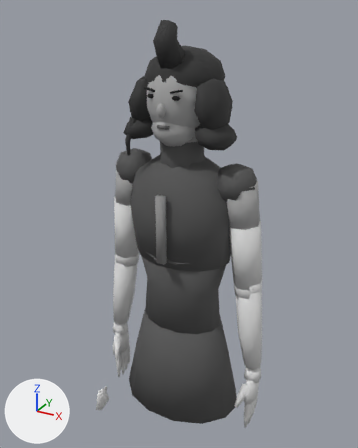
A saved change to the glTF model art/models/characters/bosses/shuffle/shuffle_mobile.glb.
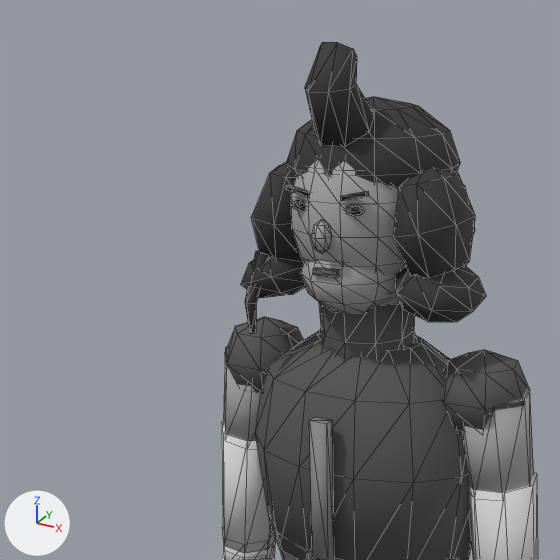
Each version is shown whole from a camera (50 mm lens) standing at (0.514, -0.953, 0.751) and looking at (-0.021, 0.019, 0.265), then close up on the part from 3% to 76% of the width and 0% to 58% of the height. The axes (+X, +Y, +Z) are drawn at lower left. The lights are the same throughout. The first two pictures are the older version. The close-ups show mesh edges as thin lines.

The first close-up shows 'Shuffle_Body', 'Shuffle_Hair', 'Shuffle_Head'.
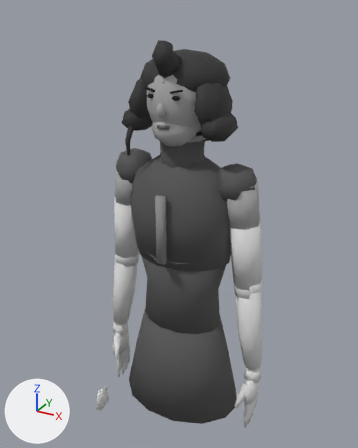
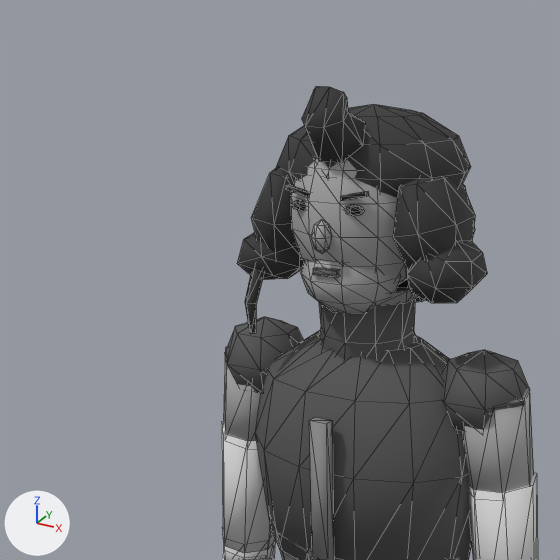
Where the change shows, as pixel boxes (x1, y1, x2, y2) in the close-ups (560 x 560 px; the box of a moved part takes in the faces that stretch with it):
```json
{"object": "Shuffle_Hair", "change": "reshaped", "before": [241, 42, 486, 334], "after": [237, 86, 487, 334], "on screen": "15% shorter"}
{"part": 1, "of": "me_shuffle_hair", "change": "moved or reshaped", "before": [286, 97, 460, 188], "after": [276, 104, 471, 198]}
{"part": 2, "of": "me_shuffle_hair", "change": "moved or reshaped", "before": [241, 250, 306, 298], "after": [237, 232, 304, 280]}
{"part": 3, "of": "me_shuffle_hair", "change": "moved or reshaped", "before": [395, 265, 486, 322], "after": [407, 241, 487, 303]}
{"part": 4, "of": "me_shuffle_hair", "change": "moved or reshaped", "before": [305, 42, 374, 147], "after": [302, 86, 365, 163]}
```

The change, as JSON lines over the scene's bpy script:
```json
{"block": "me_shuffle_hair", "where": "# used by ob_shuffle_hair; location = (0.0, 0.0, 0.0)"}
{"op": "remove", "block": "me_shuffle_hair", "code": "me_shuffle_hair.from_pydata(...)  # 243 vertices, 454 faces; spans x -0.13..0.13, y -0.096..0.1, z 0.449..0.727"}
{"op": "add", "block": "me_shuffle_hair", "code": "me_shuffle_hair.from_pydata(...)  # 243 vertices, 454 faces; spans x -0.128..0.128, y -0.104..0.1, z 0.449..0.691"}
{"block": "me_shuffle_hair", "change": "me_shuffle_hair part 1: the loose piece of 62 vertices spanning x -0.085..0.085, y -0.082..0.098, z 0.553..0.677 is scaled about its middle by (1.15, 1, 0.935), then moved by (0.0, 0.0, -0.003)"}
{"block": "me_shuffle_hair", "change": "me_shuffle_hair part 2: 23 of 243 vertices moved; they spanned x -0.13..-0.046, y -0.076..0.042, z 0.478..0.532 and now span x -0.128..-0.062, y -0.076..0.042, z 0.496..0.554; mean shift (-0.007, 0.0, 0.02); largest move (-0.096, -0.02, 0.53) -> (-0.104, -0.02, 0.554)"}
{"block": "me_shuffle_hair", "change": "me_shuffle_hair part 3: 23 of 243 vertices moved; they spanned x 0.046..0.13, y -0.076..0.042, z 0.478..0.532 and now span x 0.062..0.128, y -0.076..0.042, z 0.496..0.554; mean shift (0.007, 0.0, 0.02); largest move (0.096, -0.02, 0.53) -> (0.104, -0.02, 0.554)"}
{"block": "me_shuffle_hair", "change": "me_shuffle_hair part 4: 23 of 243 vertices moved; they spanned x -0.029..0.029, y -0.096..-0.026, z 0.639..0.727 and now span x -0.027..0.027, y -0.104..-0.043, z 0.625..0.691; mean shift (0.0, -0.012, -0.023); largest move (-0.008, -0.075, 0.727) -> (-0.007, -0.088, 0.691)"}
```
